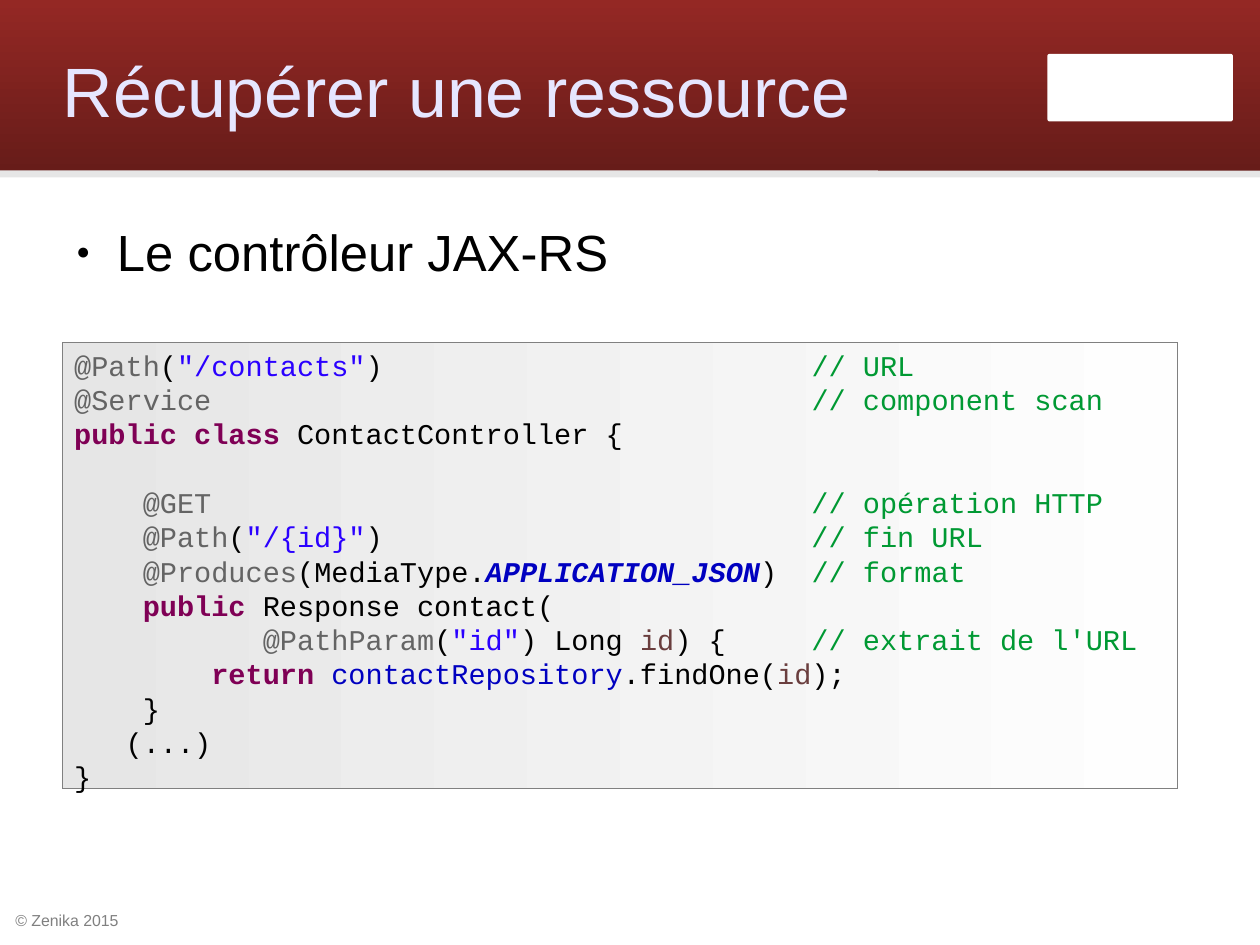
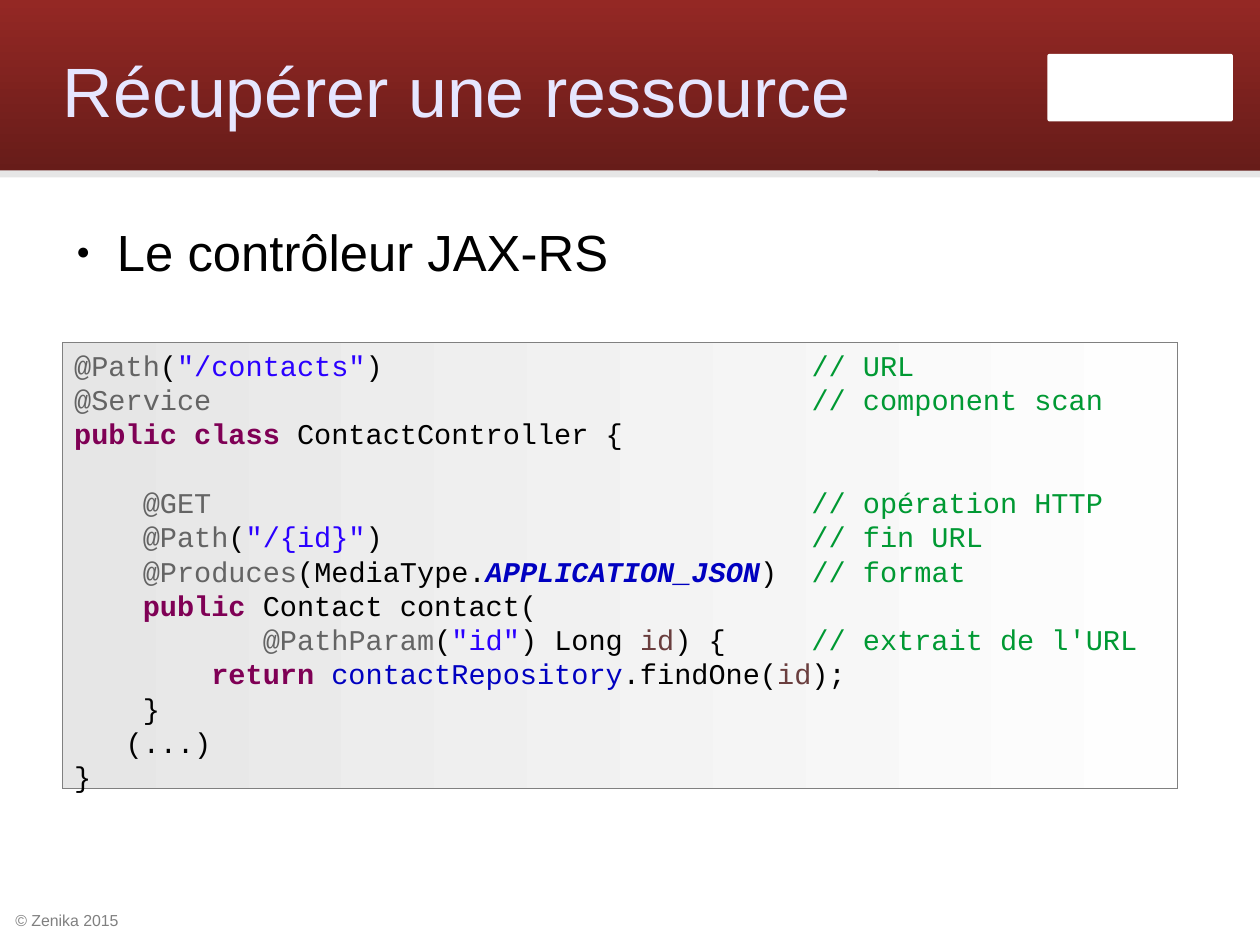
Before and after one commit to Zenika/workshop-cxf-rest, a slide deck: slide 17 of cxf-rest-workshop.odp. Drawn at 1260x945 pixels with LibreOffice and Linux fonts; fonts in the diff are those of the drawing; background and template pictures are left out. Boxes give left, top, right and bottom in pixels: in the first picture for what was removed or moved away, otherwise in the second. Text is boxed around its words. In the diff, an @@ line names an element or a change of style, - is before the commit and + after.

Commit message:
Corriger réponse simple GET entité

```diff
--- a/cxf-rest-workshop.odp
+++ b/cxf-rest-workshop.odp
@@ text in rectangle at [143,596,537,622]: text changed @@
-public Response contact(
+public Contact contact(
```
